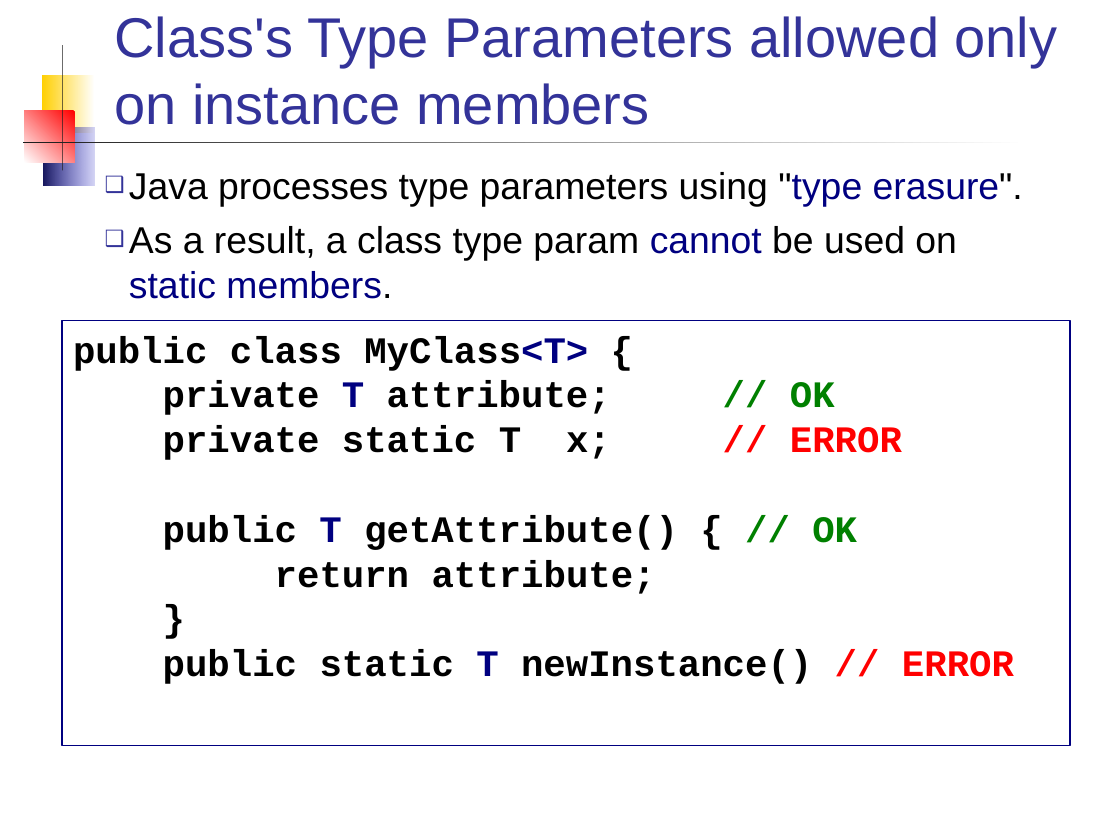
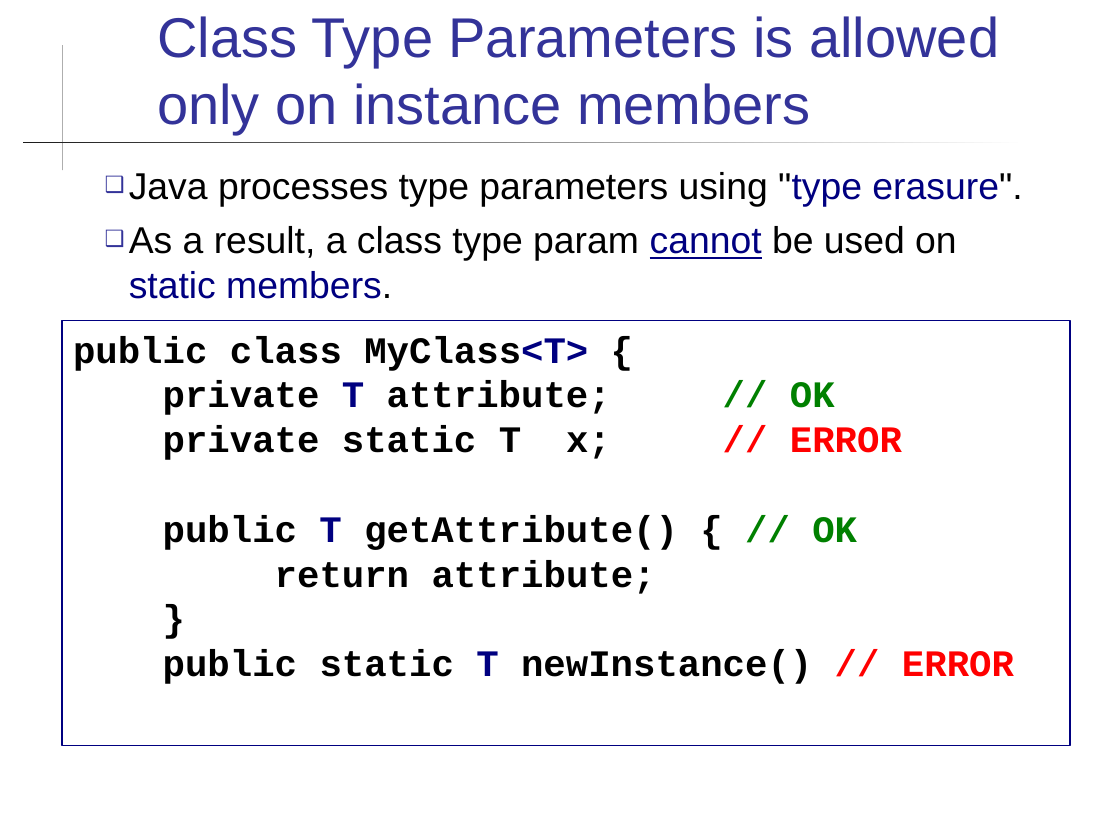
Before and after one commit to skeoop/skeoop.github.io, a slide deck: slide 3 of week13/Generics.ppt (slide 4 before the commit). Drawn at 1120x840 pixels with LibreOffice and Linux fonts; fonts in the diff are those of the drawing. Boxes give left, top, right and bottom in pixels: in the first picture for what was removed or moved away, otherwise in the second. Text is boxed around its words. In the diff, an @@ line names an element or a change of style, - is before the commit and + after.

```diff
--- a/week13/Generics.ppt
+++ b/week13/Generics.ppt
@@ title at [157, 16, 999, 134]: text changed @@
-Class's Type Parameters allowed only on instance members
+Class Type Parameters is allowed
+only on instance members
@@ rectangle removed at [41, 75, 94, 133] @@
@@ rectangle removed at [25, 111, 75, 162] @@
@@ rectangle removed at [44, 128, 94, 186] @@
@@ text "Java processes type parameters using ..." at [129, 172, 1022, 299]: underline on in "cannot" @@
```
Also in this commit, not shown: 12 other slides changed, 1 slide added, 1 other file.
